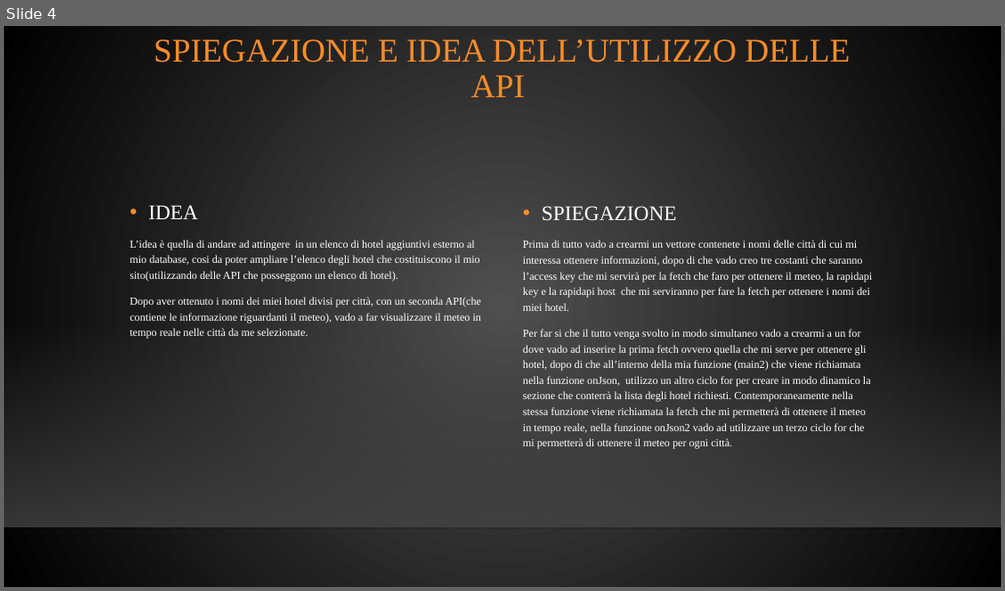
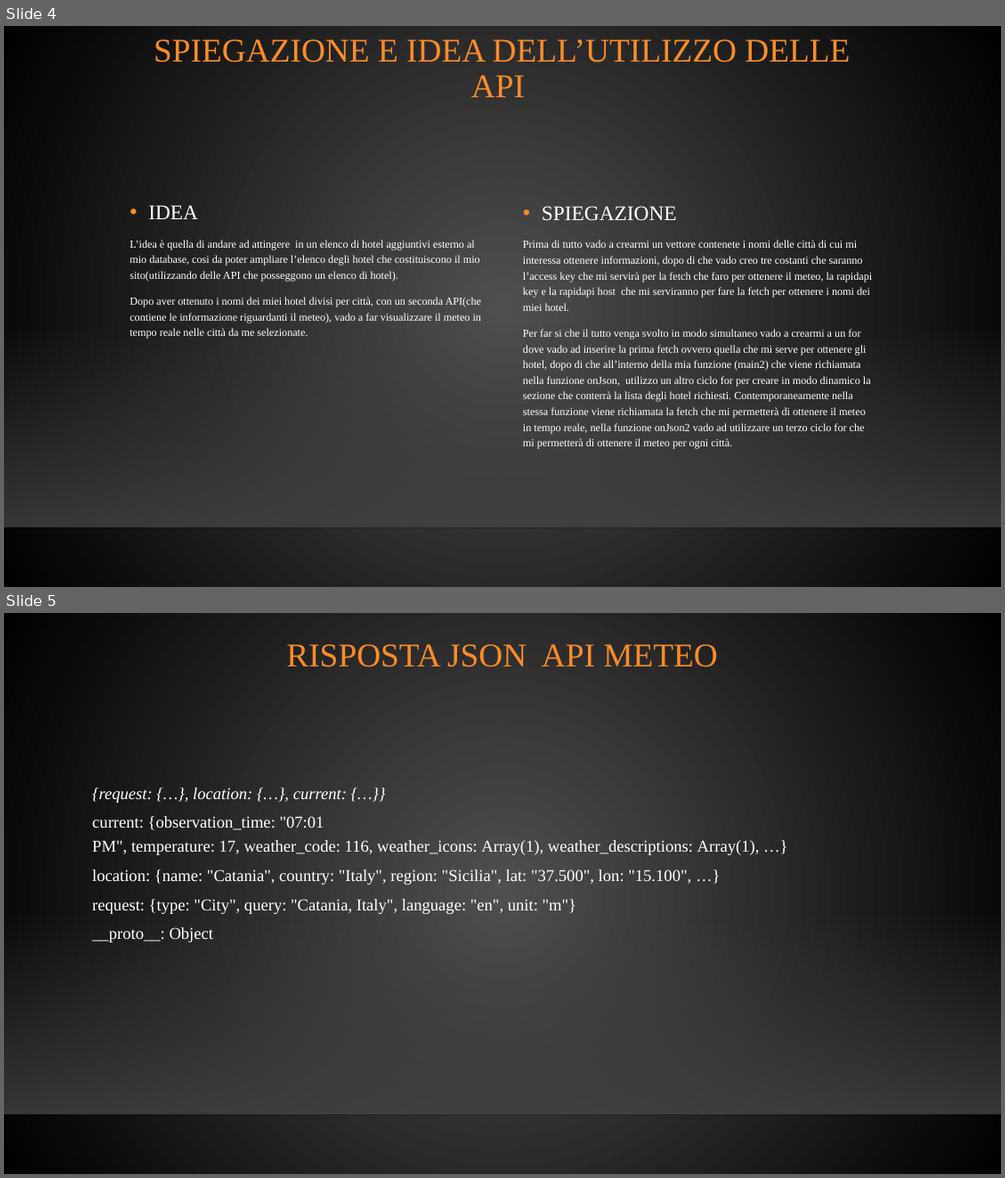
Before and after one commit to YuriR99/MHW3, a slide deck: MHW3.pptx. Shown one above the other, each under a label of ours: slide 4 before the commit, slides 4 and 5 after it. The pictures are 1005x591 and 1005x1178 pixels, drawn with LibreOffice and Linux fonts; fonts in the diff are those of the drawing; background and template pictures are left out. Boxes give left, top, right and bottom in pixels: in the first picture for what was removed or moved away, otherwise in the second. Text is boxed around its words. In the diff, an @@ line names an element or a change of style, - is before the commit and + after.

```diff
--- a/MHW3.pptx
+++ b/MHW3.pptx
@@ slide 5 added at box(4, 613, 1001, 1174), background gradient #505050 to #000000; not listed: 2 template elements that a slide beside it also shows @@
@@ title added at box(286, 644, 718, 667), 32 pt, text #FB8C29 @@
+RISPOSTA JSON API METEO
@@ text added at box(92, 787, 760, 942), 16 pt, text #FFFFFF @@
+{request: {…}, location: {…}, current: {…}}
+  current: {observation_time: "07:01 PM", temperature: 17, weather_code: 116, weather_icons: Array(1), weather_descriptions: Array(1), …}
+  location: {name: "Catania", country: "Italy", region: "Sicilia", lat: "37.500", lon: "15.100", …}
+  request: {type: "City", query: "Catania, Italy", language: "en", unit: "m"}
+  __proto__: Object
```
Also in this commit, not shown: 1 other slide added.
